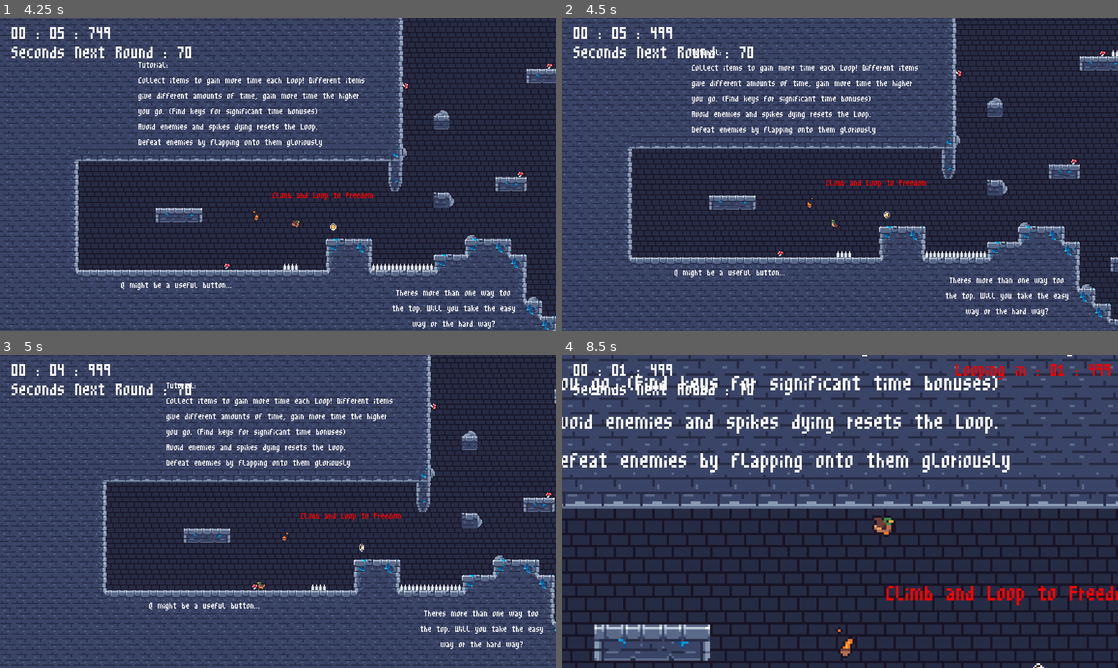
Above: before the commit, frames 1-4 (two rows, left to right).
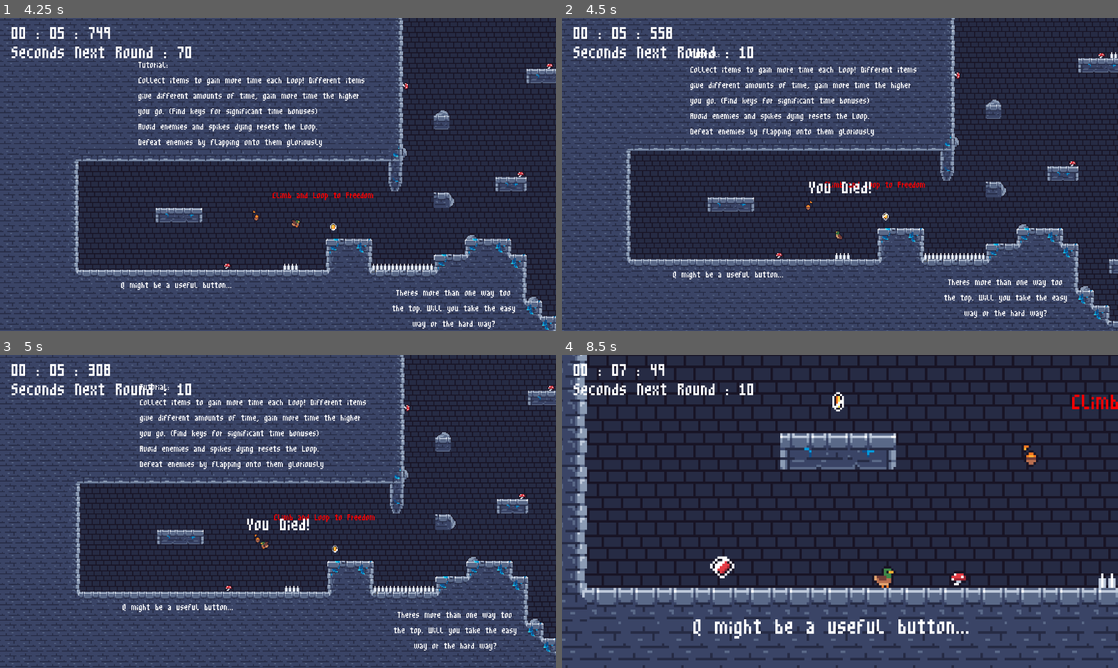
Above: after the commit, the same moments.

Repository: Lmwebb/GMTK-2025-LoopPond
Game: Godot game, scene res://scene/game.tscn
Two runs of this game, one before a commit and one after it. Both use one fixed random seed, a clock stepped at 60 frames per second and the inputs below. Sound files missing from this copy of the repository are replaced by a short silence.
Inputs:
- Up to frame 1 (4.25 s): hold D (move_right) 0.53-2.03 s; tap Q (camera) at 0.6, 2.1, 3.6 s; tap Space (glide) at 1.35, 2.85 s; hold Left (move_left) 2.03-2.78 s; hold D (move_right) from 2.78 s (still down)
- Up to frame 2 (4.5 s): release D (move_right) at 4.28 s; hold Left (move_left) from 4.28 s (still down); tap Space (glide) at 4.35 s
- Up to frame 3 (5 s): keep holding Left (move_left)
- Up to frame 4 (8.5 s): release Left (move_left) at 5.03 s; hold D (move_right) 5.03-5.78 s; tap Q (camera) at 5.1, 6.6, 8.1 s; hold Left (move_left) 5.78-7.28 s; tap Space (glide) at 5.85, 7.35 s; hold D (move_right) from 7.28 s (still down)

Frame 1 is identical in both runs. In frame 2, 37% of the frame differs, in the area x 0-100%, y 0-100%; in frame 3, 40%; in frame 4, 74%.
Error before the commit: Invalid access to property or key 'stop' on a base object of type 'null instance'. (res://scripts/killzone.gd:8)

Commit message:
fix: death bug

Diff:
--- a/gmtk-2025/scripts/killzone.gd
+++ b/gmtk-2025/scripts/killzone.gd
@@ -2,10 +2,8 @@
 
 @onready var timer: Timer = $Timer
 @onready var deathsounds: AudioStreamPlayer2D = $Deathsounds
-@onready var life: Timer = $"../Life"
 
 func _on_body_entered(body: Node2D) -> void:
-	life.stop
 	GlobalTimer.death = true
 	GlobalTimer.glide_state = false
 	GlobalTimer.timer = 0
--- a/gmtk-2025/scripts/projectile.gd
+++ b/gmtk-2025/scripts/projectile.gd
@@ -1,6 +1,9 @@
 extends CharacterBody2D
 
+@onready var killzone: CharacterBody2D = $"."
 @export var SPEED = 100
+@onready var life: Timer = $Life
+
 var dir : float
 var spawnPos : Vector2
 var spawnRot : float
@@ -9,10 +12,15 @@
 	global_position = spawnPos
 	global_rotation = spawnRot
 
+	killzone.connect("body_entered", Callable(self, "_on_KillZone_body_entered"))
+
+func _on_KillZone_body_entered(body: Node) -> void:
+	life.stop
+
+
 func _physics_process(delta: float) -> void:
 	velocity = Vector2(0, -SPEED).rotated(dir)
 	move_and_slide()
 
 func _on_life_timeout() -> void:
-
 	queue_free()
